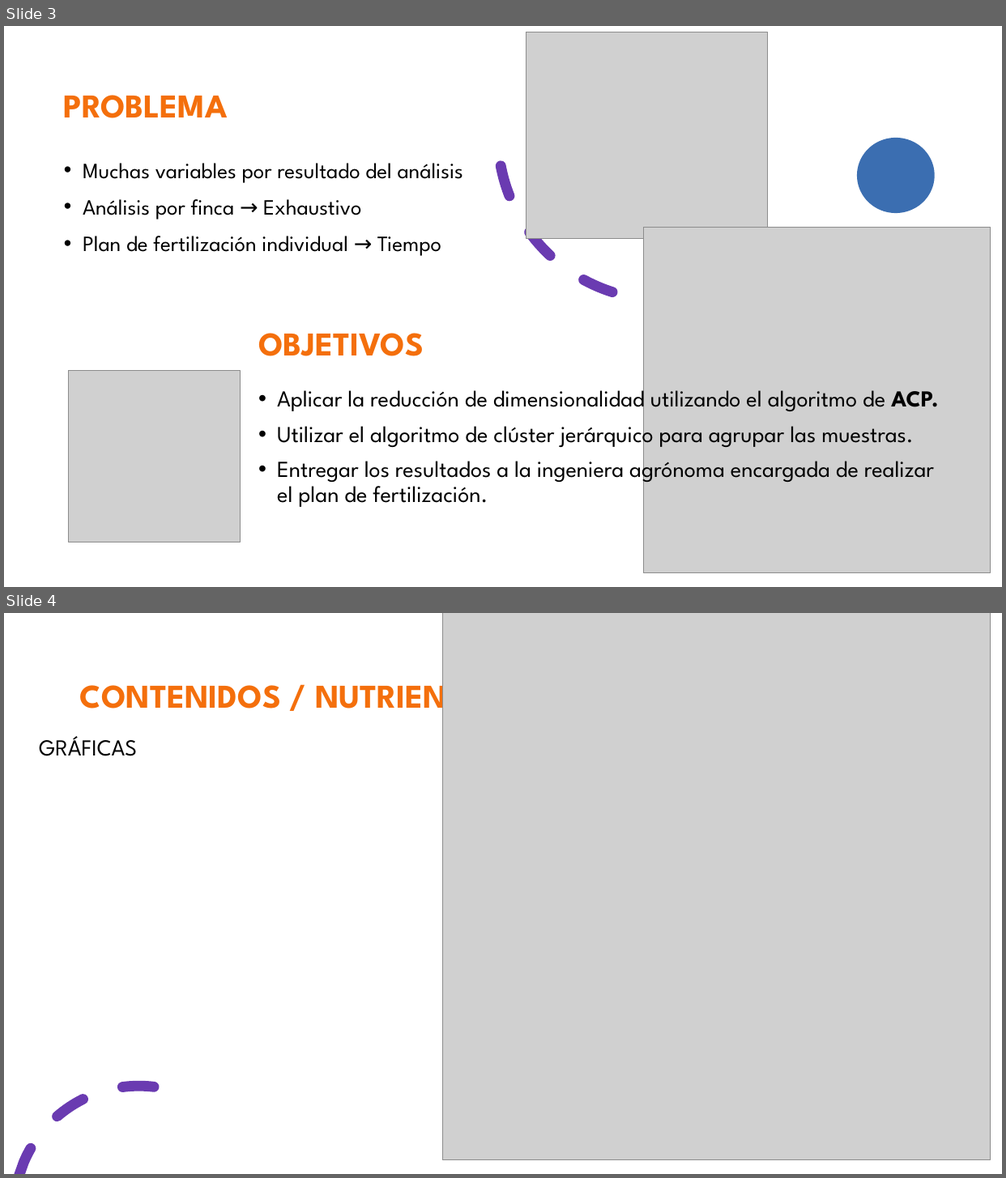
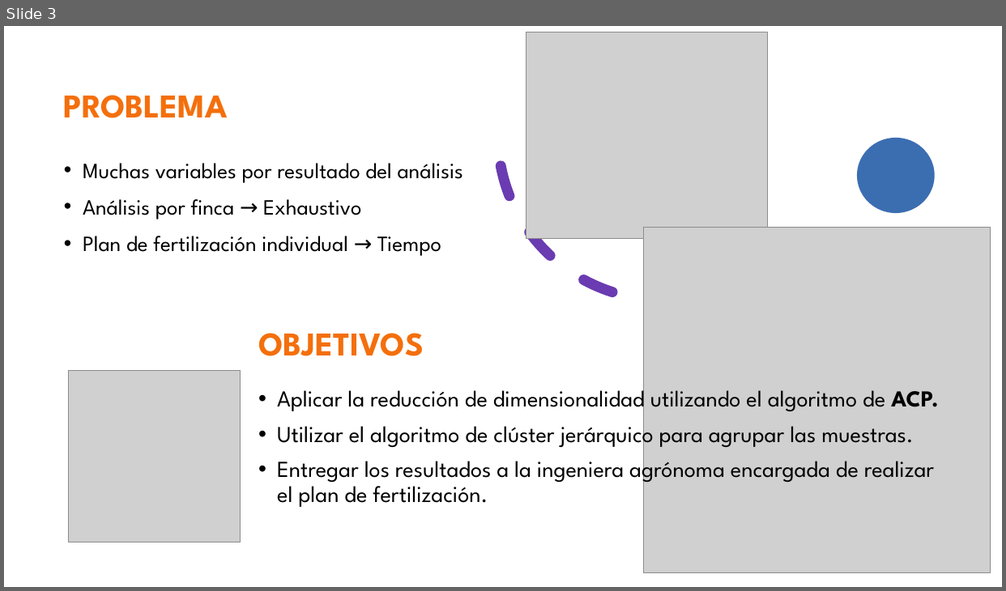
Before and after one commit to lplugof62/lorena_lugo_KC, a slide deck: Proyecto final/Sustentación data science.pptx. Shown one above the other, each under a label of ours: slides 3 and 4 before the commit, slide 3 after it. The pictures are 1006x1178 and 1006x591 pixels, drawn with LibreOffice and Linux fonts; fonts in the diff are those of the drawing; grey boxes stand for pictures. Boxes give left, top, right and bottom in pixels: in the first picture for what was removed or moved away, otherwise in the second. Text is boxed around its words. In the diff, an @@ line names an element or a change of style, - is before the commit and + after.

```diff
--- a/Proyecto final/Sustentación data science.pptx
+++ b/Proyecto final/Sustentación data science.pptx
@@ slide 4 removed at bbox=[4, 613, 1002, 1174], background #FFFFFF; not listed: 2 template elements that a slide beside it also shows @@
@@ picture removed at bbox=[443, 613, 990, 1161] @@
@@ title removed at bbox=[80, 675, 482, 717] @@
-CONTENIDOS / NUTRIENTE
@@ text removed at bbox=[39, 736, 137, 756] @@
-GRÁFICAS
```
Also in this commit, not shown: 1 slide changed, 8 slides added, 1 other slide removed.
